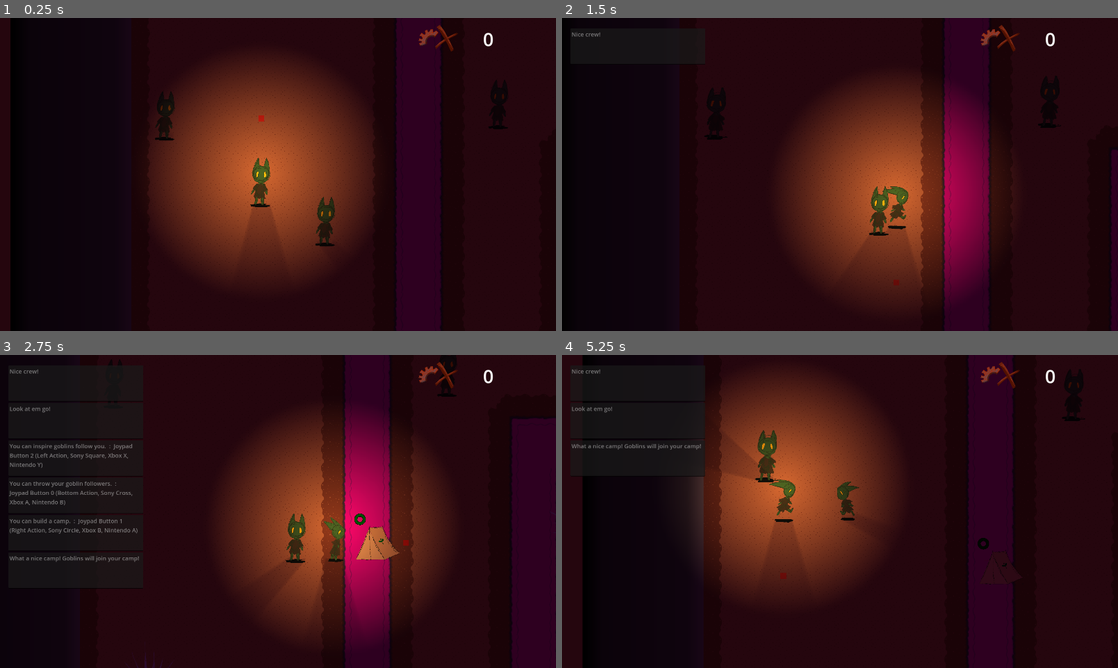
Above: before the commit, frames 1-4 (two rows, left to right).
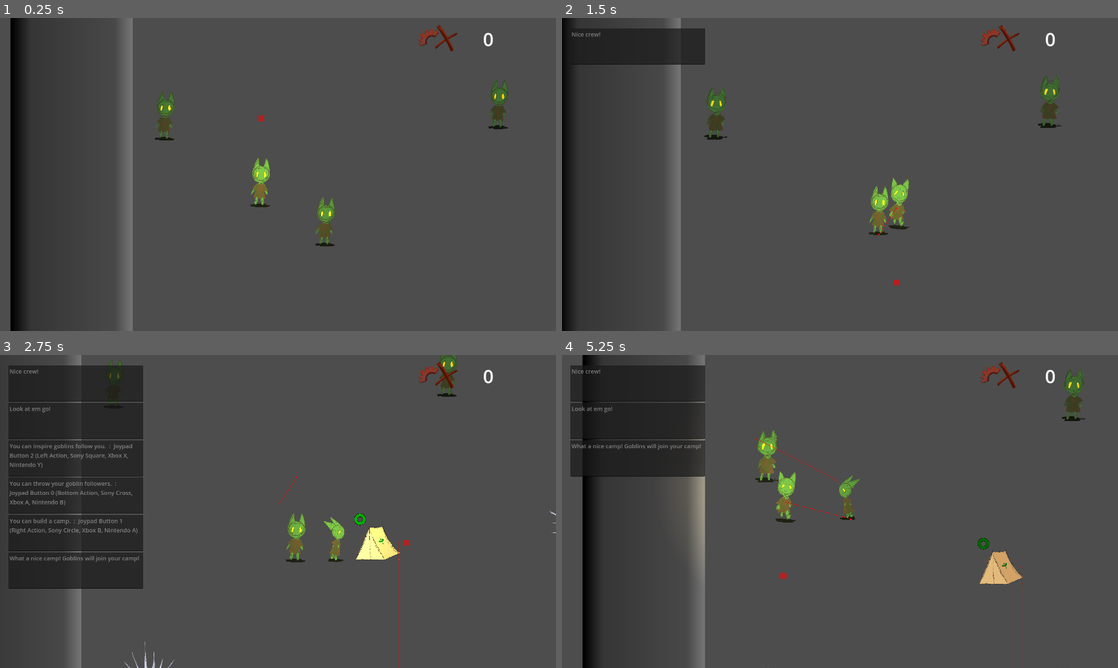
Above: after the commit, the same moments.

Repository: loteque/GoblinGame
Game: Godot game, scene res://main.tscn
The game is run twice, just before and just after one commit, with the same random seed, the same clock (stepped at 60 frames per second) and the same inputs.
Inputs (mouse positions are in pixels of both pictures, inside the frame that each line leads up to):
- Up to frame 1 (0.25 s): no input
- Up to frame 2 (1.5 s): move the mouse to (962, 158) at 0.52 s; hold D (right) 0.53-1.28 s; tap Space (throw) at 0.6 s; click (962, 158) at 0.67 s; move the mouse to (728, 190) at 1.27 s; hold S (down) from 1.28 s (still down); tap Shift (call) at 1.35 s
- Up to frame 3 (2.75 s): tap Space (throw) at 1.55, 2.3 s; move the mouse to (333, 442) at 2.02 s; release S (down) at 2.03 s; hold D (right) from 2.03 s (still down); tap G (place) at 2.1 s
- Up to frame 4 (5.25 s): move the mouse to (812, 574) at 2.77 s; release D (right) at 2.78 s; hold W (up) 2.78-3.53 s; tap Space (throw) at 2.85, 3.6, 4.55 s; click (812, 574) at 2.92 s; move the mouse to (1006, 558) at 3.52 s; hold A (left) 3.53-5.03 s; move the mouse to (673, 464) at 4.27 s; tap Shift (call) at 4.35 s; move the mouse to (867, 511) at 5.02 s; hold S (down) from 5.03 s (still down); tap G (place) at 5.1 s; click (867, 511) at 5.17 s

The runs differ from the first frame. In frame 1, 98% of the frame differs, in the area x 0-100%, y 0-100%; in frame 2, 96%; in frame 3, 84%; in frame 4, 91%.

Commit message:
fix actor, player animation issue; closes #177

Diff:
--- a/project/AnimationController.gd
+++ b/project/AnimationController.gd
@@ -3,49 +3,106 @@
 @export var actor: CharacterBody2D
 @export var sprite: AnimatedSprite2D
 
-func play_thrown_animation(rotation_deg: float):
-    sprite.play("thrown_down")
-    sprite.rotation_degrees = rotation_deg
+# func play_thrown_animation(rotation_deg: float):
+#     sprite.play("thrown_down")
+#     sprite.rotation_degrees = rotation_deg
 
 func _physics_process(_delta):
     if !actor:
         return
 
-    sprite.rotation = 0
-
     if actor.velocity == Vector2.ZERO:
         sprite.play("idle_front")
         return
 
-    if actor.velocity.x < 0:
-        if actor.velocity.y > 0 and abs(actor.velocity.x) < abs(actor.velocity.y):
-            if actor.is_in_group("throwable") and actor.is_thrown():
-                play_thrown_animation(180)
-                return
-            else:
-                sprite.play("run_down")
-        else:
-            if actor.is_in_group("throwable") and actor.is_thrown():
-                play_thrown_animation(180)
-                return
-            sprite.play("run_side_0")
-            actor.global_transform.x.x = -1
+    var x: float = actor.velocity.x
+    var y: float = actor.velocity.y
+    var is_facing_east: bool
+    var is_facing_west: bool
+    var is_facing_north: bool
+    var is_facing_south: bool
 
-    if actor.velocity.x >= 0:
 
-        if actor.velocity.y > 0 and abs(actor.velocity.x) < abs(actor.velocity.y):
-            sprite.play("run_down")
+    if x > 0 and x > y:
+        is_facing_east = true
+        is_facing_west = false
+        is_facing_north = false
+        is_facing_south = false
 
-        if actor.velocity.y < 0 and abs(actor.velocity.x) <= abs(actor.velocity.y):
-            if actor.is_in_group("throwable") and actor.is_thrown():
-                play_thrown_animation(180)
-                return
-            else:
-                sprite.play("run_up")
+    if x < 0 and x < y:
+        is_facing_east = false
+        is_facing_west = true
+        is_facing_north = false
+        is_facing_south = false
 
-        else:
-            if actor.is_in_group("throwable") and actor.is_thrown():
-                play_thrown_animation(180)
-                return
-            sprite.play("run_side_0")
-            actor.global_transform.x.x = 1
+
+    if y < 0 and y < x:
+        is_facing_east = false
+        is_facing_west = false
+        is_facing_north = true
+        is_facing_south = false
+
+    if y > 0 and y > x:
+        is_facing_east = false
+        is_facing_west = false
+        is_facing_north = false
+        is_facing_south = true
+
+    # run side east
+    if is_facing_east:
+        sprite.play("run_side_0")
+        actor.global_transform.x.x = 1
+
+    # run side west
+    if is_facing_west:
+        sprite.play("run_side_0")
+        actor.global_transform.x.x = -1
+
+    # run up north
+    if is_facing_north:
+        sprite.play("run_up")
+        actor.global_transform.x.x = 1
+
+    # run down south
+    if is_facing_south:
+        sprite.play("run_down")
+        actor.global_transform.x.x = 1
+
+    # sprite.rotation = 0
+
+    # if actor.velocity == Vector2.ZERO:
+    #     sprite.play("idle_front")
+    #     return
+
+    # if actor.velocity.x < 0:
+    #     if actor.velocity.y > 0 and abs(actor.velocity.x) < abs(actor.velocity.y):
+    #         if actor.is_in_group("throwable") and actor.is_thrown():
+    #             play_thrown_animation(180)
+    #             return
+    #         else:
+    #             sprite.play("run_down")
+    #     else:
+    #         if actor.is_in_group("throwable") and actor.is_thrown():
+    #             play_thrown_animation(180)
+    #             return
+    #         sprite.play("run_side_0")
+    #         actor.global_transform.x.x = -1
+
+    # if actor.velocity.x >= 0:
+
+    #     if actor.velocity.y > 0 and abs(actor.velocity.x) < abs(actor.velocity.y):
+    #         sprite.play("run_down")
+
+    #     if actor.velocity.y < 0 and abs(actor.velocity.x) <= abs(actor.velocity.y):
+    #         if actor.is_in_group("throwable") and actor.is_thrown():
+    #             play_thrown_animation(180)
+    #             return
+    #         else:
+    #             sprite.play("run_up")
+
+    #     else:
+    #         if actor.is_in_group("throwable") and actor.is_thrown():
+    #             play_thrown_animation(180)
+    #             return
+    #         sprite.play("run_side_0")
+    #         actor.global_transform.x.x = 1
--- a/project/main.tscn
+++ b/project/main.tscn
@@ -9,17 +9,13 @@
 [ext_resource type="AudioStream" uid="uid://cvwh2natqwj53" path="res://assets/audio/music/Combat.wav" id="4_rfcqa"]
 [ext_resource type="Shader" path="res://background.gdshader" id="5_n4qge"]
 [ext_resource type="PackedScene" uid="uid://b3f3e2snpptm" path="res://new_actor.tscn" id="5_qmkqn"]
-[ext_resource type="Texture2D" uid="uid://cp5kq0krwa628" path="res://assets/art/river-tiles.png" id="5_spagt"]
 [ext_resource type="AudioStream" uid="uid://5vkxyqtg84de" path="res://assets/audio/music/Lead.wav" id="5_x38i0"]
 [ext_resource type="PackedScene" uid="uid://hehsosy8cwdc" path="res://collectables/scrap/scrap.tscn" id="6_ax147"]
-[ext_resource type="Texture2D" uid="uid://34mnibg6rfuw" path="res://assets/art/tilesets/river-edges-tileset.png" id="6_g0v38"]
 [ext_resource type="Texture2D" uid="uid://d2b4jpplq6mos" path="res://assets/art/scrap_sprite.png" id="6_g25cc"]
 [ext_resource type="Script" path="res://tutorial_manager/TutorialManager.gd" id="7_fp0kt"]
-[ext_resource type="Texture2D" uid="uid://cdebc26yxfwlb" path="res://assets/art/dirt-tile.png" id="7_pmk3h"]
 [ext_resource type="PackedScene" uid="uid://ct8ncpasvj5j0" path="res://src/camera/follow_camera.tscn" id="7_sg7t6"]
 [ext_resource type="PackedScene" uid="uid://c1st656vkl5t0" path="res://src/ui/level_ui.tscn" id="8_8fyn6"]
 [ext_resource type="Texture2D" uid="uid://pgdyxry4hqpt" path="res://assets/art/ground_tile_sheet_featuring_all_the_ground_tiles_wip.png" id="10_l6u8u"]
-[ext_resource type="Texture2D" uid="uid://bqli464yb3nh0" path="res://assets/art/tilesets/gay_poison_tiles_v1-64px.png" id="10_rqdfg"]
 [ext_resource type="PackedScene" uid="uid://def5ntq3woqan" path="res://src/ui/game_over_ui_screen.tscn" id="19_h5dls"]
 [ext_resource type="PackedScene" uid="uid://blnqmsyjwncp6" path="res://base/base.tscn" id="20_clio4"]
 [ext_resource type="Script" path="res://src/ui/game_over_ui_screen.gd" id="20_s4vua"]
@@ -38,242 +34,6 @@
 
 [sub_resource type="GradientTexture2D" id="GradientTexture2D_mpkqw"]
 gradient = SubResource("Gradient_enkf7")
-
-[sub_resource type="TileSetAtlasSource" id="TileSetAtlasSource_37y22"]
-texture = ExtResource("5_spagt")
-texture_region_size = Vector2i(64, 64)
-0:0/animation_columns = 8
-0:0/animation_speed = 10.0
-0:0/animation_frame_0/duration = 1.0
-0:0/animation_frame_1/duration = 1.0
-0:0/animation_frame_2/duration = 1.0
-0:0/animation_frame_3/duration = 1.0
-0:0/animation_frame_4/duration = 1.0
-0:0/animation_frame_5/duration = 1.0
-0:0/animation_frame_6/duration = 1.0
-0:0/animation_frame_7/duration = 1.0
-0:0/0 = 0
-0:0/0/terrain_set = 0
-0:0/0/terrain = 1
-0:0/0/physics_layer_0/linear_velocity = Vector2(0, 0)
-0:0/0/physics_layer_0/angular_velocity = 0.0
-0:0/0/physics_layer_0/polygon_0/points = PackedVector2Array(-32, -32, -32, 32, 32, 32, 32, -32)
-
-[sub_resource type="TileSetAtlasSource" id="TileSetAtlasSource_vbmkp"]
-texture = ExtResource("6_g0v38")
-texture_region_size = Vector2i(64, 64)
-0:0/0 = 0
-0:0/0/terrain_set = 0
-0:0/0/terrain = 0
-0:0/0/physics_layer_0/linear_velocity = Vector2(0, 0)
-0:0/0/physics_layer_0/angular_velocity = 0.0
-0:0/0/terrains_peering_bit/right_side = 0
-0:0/0/terrains_peering_bit/bottom_right_corner = 1
-0:0/0/terrains_peering_bit/bottom_side = 0
-0:0/0/terrains_peering_bit/bottom_left_corner = 0
-0:0/0/terrains_peering_bit/left_side = 0
-0:0/0/terrains_peering_bit/top_left_corner = 0
-0:0/0/terrains_peering_bit/top_side = 0
-0:0/0/terrains_peering_bit/top_right_corner = 0
-1:0/0 = 0
-1:0/0/terrain_set = 0
-1:0/0/terrain = 0
-1:0/0/physics_layer_0/linear_velocity = Vector2(0, 0)
-1:0/0/physics_layer_0/angular_velocity = 0.0
-1:0/0/terrains_peering_bit/right_side = 0
-1:0/0/terrains_peering_bit/bottom_right_corner = 1
-1:0/0/terrains_peering_bit/bottom_side = 1
-1:0/0/terrains_peering_bit/bottom_left_corner = 1
-1:0/0/terrains_peering_bit/left_side = 0
-1:0/0/terrains_peering_bit/top_left_corner = 0
-1:0/0/terrains_peering_bit/top_side = 0
-1:0/0/terrains_peering_bit/top_right_corner = 0
-2:0/0 = 0
-2:0/0/terrain_set = 0
-2:0/0/terrain = 0
-2:0/0/physics_layer_0/linear_velocity = Vector2(0, 0)
-2:0/0/physics_layer_0/angular_velocity = 0.0
-2:0/0/terrains_peering_bit/right_side = 0
-2:0/0/terrains_peering_bit/bottom_right_corner = 0
-2:0/0/terrains_peering_bit/bottom_side = 0
-2:0/0/terrains_peering_bit/bottom_left_corner = 1
-2:0/0/terrains_peering_bit/left_side = 0
-2:0/0/terrains_peering_bit/top_left_corner = 0
-2:0/0/terrains_peering_bit/top_side = 0
-2:0/0/terrains_peering_bit/top_right_corner = 0
-3:0/0 = 0
-3:0/0/terrain_set = 0
-3:0/0/terrain = 0
-3:0/0/physics_layer_0/linear_velocity = Vector2(0, 0)
-3:0/0/physics_layer_0/angular_velocity = 0.0
-3:0/0/terrains_peering_bit/right_side = 0
-3:0/0/terrains_peering_bit/bottom_right_corner = 0
-3:0/0/terrains_peering_bit/bottom_side = 0
-3:0/0/terrains_peering_bit/bottom_left_corner = 1
-3:0/0/terrains_peering_bit/left_side = 1
-3:0/0/terrains_peering_bit/top_left_corner = 1
-3:0/0/terrains_peering_bit/top_side = 1
-3:0/0/terrains_peering_bit/top_right_corner = 1
-4:0/0 = 0
-4:0/0/terrain_set = 0
-4:0/0/terrain = 0
-4:0/0/physics_layer_0/linear_velocity = Vector2(0, 0)
-4:0/0/physics_layer_0/angular_velocity = 0.0
-4:0/0/terrains_peering_bit/right_side = 1
-4:0/0/terrains_peering_bit/bottom_right_corner = 1
-4:0/0/terrains_peering_bit/bottom_side = 0
-4:0/0/terrains_peering_bit/bottom_left_corner = 0
-4:0/0/terrains_peering_bit/left_side = 0
-4:0/0/terrains_peering_bit/top_left_corner = 1
-4:0/0/terrains_peering_bit/top_side = 1
-4:0/0/terrains_peering_bit/top_right_corner = 1
-0:1/0 = 0
-0:1/0/terrain_set = 0
-0:1/0/terrain = 0
-0:1/0/physics_layer_0/linear_velocity = Vector2(0, 0)
-0:1/0/physics_layer_0/angular_velocity = 0.0
-0:1/0/terrains_peering_bit/right_side = 1
-0:1/0/terrains_peering_bit/bottom_right_corner = 1
-0:1/0/terrains_peering_bit/bottom_side = 0
-0:1/0/terrains_peering_bit/bottom_left_corner = 0
-0:1/0/terrains_peering_bit/left_side = 0
-0:1/0/terrains_peering_bit/top_left_corner = 0
-0:1/0/terrains_peering_bit/top_side = 0
-0:1/0/terrains_peering_bit/top_right_corner = 1
-1:1/0 = 0
-1:1/0/terrain_set = 0
-1:1/0/terrain = 1
-1:1/0/physics_layer_0/linear_velocity = Vector2(0, 0)
-1:1/0/physics_layer_0/angular_velocity = 0.0
-1:1/0/terrains_peering_bit/right_side = 0
-1:1/0/terrains_peering_bit/bottom_right_corner = 0
-1:1/0/terrains_peering_bit/bottom_side = 0
-1:1/0/terrains_peering_bit/bottom_left_corner = 0
-1:1/0/terrains_peering_bit/left_side = 0
-1:1/0/terrains_peering_bit/top_left_corner = 0
-1:1/0/terrains_peering_bit/top_side = 0
-1:1/0/terrains_peering_bit/top_right_corner = 0
-2:1/0 = 0
-2:1/0/terrain_set = 0
-2:1/0/terrain = 0
-2:1/0/physics_layer_0/linear_velocity = Vector2(0, 0)
-2:1/0/physics_layer_0/angular_velocity = 0.0
-2:1/0/terrains_peering_bit/right_side = 0
-2:1/0/terrains_peering_bit/bottom_right_corner = 0
-2:1/0/terrains_peering_bit/bottom_side = 0
-2:1/0/terrains_peering_bit/bottom_left_corner = 1
-2:1/0/terrains_peering_bit/left_side = 1
-2:1/0/terrains_peering_bit/top_left_corner = 1
-2:1/0/terrains_peering_bit/top_side = 0
-2:1/0/terrains_peering_bit/top_right_corner = 0
-3:1/0 = 0
-3:1/0/terrain_set = 0
-3:1/0/terrain = 0
-3:1/0/physics_layer_0/linear_velocity = Vector2(0, 0)
-3:1/0/physics_layer_0/angular_velocity = 0.0
-3:1/0/terrains_peering_bit/right_side = 0
-3:1/0/terrains_peering_bit/bottom_right_corner = 1
-3:1/0/terrains_peering_bit/bottom_side = 1
-3:1/0/terrains_peering_bit/bottom_left_corner = 1
-3:1/0/terrains_peering_bit/left_side = 1
-3:1/0/terrains_peering_bit/top_left_corner = 1
-3:1/0/terrains_peering_bit/top_side = 0
-3:1/0/terrains_peering_bit/top_right_corner = 0
-4:1/0 = 0
-4:1/0/terrain_set = 0
-4:1/0/terrain = 0
-4:1/0/physics_layer_0/linear_velocity = Vector2(0, 0)
-4:1/0/physics_layer_0/angular_velocity = 0.0
-4:1/0/terrains_peering_bit/right_side = 1
-4:1/0/terrains_peering_bit/bottom_right_corner = 1
-4:1/0/terrains_peering_bit/bottom_side = 1
-4:1/0/terrains_peering_bit/bottom_left_corner = 1
-4:1/0/terrains_peering_bit/left_side = 0
-4:1/0/terrains_peering_bit/top_left_corner = 0
-4:1/0/terrains_peering_bit/top_side = 0
-4:1/0/terrains_peering_bit/top_right_corner = 1
-0:2/0 = 0
-0:2/0/terrain_set = 0
-0:2/0/terrain = 0
-0:2/0/physics_layer_0/linear_velocity = Vector2(0, 0)
-0:2/0/physics_layer_0/angular_velocity = 0.0
-0:2/0/terrains_peering_bit/right_side = 0
-0:2/0/terrains_peering_bit/bottom_right_corner = 0
-0:2/0/terrains_peering_bit/bottom_side = 0
-0:2/0/terrains_peering_bit/bottom_left_corner = 0
-0:2/0/terrains_peering_bit/left_side = 0
-0:2/0/terrains_peering_bit/top_left_corner = 0
-0:2/0/terrains_peering_bit/top_side = 0
-0:2/0/terrains_peering_bit/top_right_corner = 1
-1:2/0 = 0
-1:2/0/terrain_set = 0
-1:2/0/terrain = 0
-1:2/0/physics_layer_0/linear_velocity = Vector2(0, 0)
-1:2/0/physics_layer_0/angular_velocity = 0.0
-1:2/0/terrains_peering_bit/right_side = 0
-1:2/0/terrains_peering_bit/bottom_right_corner = 0
-1:2/0/terrains_peering_bit/bottom_side = 0
-1:2/0/terrains_peering_bit/bottom_left_corner = 0
-1:2/0/terrains_peering_bit/left_side = 0
-1:2/0/terrains_peering_bit/top_left_corner = 1
-1:2/0/terrains_peering_bit/top_side = 1
-1:2/0/terrains_peering_bit/top_right_corner = 1
-2:2/0 = 0
-2:2/0/terrain_set = 0
-2:2/0/terrain = 0
-2:2/0/physics_layer_0/linear_velocity = Vector2(0, 0)
-2:2/0/physics_layer_0/angular_velocity = 0.0
-2:2/0/terrains_peering_bit/right_side = 0
-2:2/0/terrains_peering_bit/bottom_right_corner = 0
-2:2/0/terrains_peering_bit/bottom_side = 0
-2:2/0/terrains_peering_bit/bottom_left_corner = 0
-2:2/0/terrains_peering_bit/left_side = 0
-2:2/0/terrains_peering_bit/top_left_corner = 1
-2:2/0/terrains_peering_bit/top_side = 0
-2:2/0/terrains_peering_bit/top_right_corner = 0
-3:2/0 = 0
-3:2/0/terrain_set = 0
-3:2/0/terrain = 0
-3:2/0/physics_layer_0/linear_velocity = Vector2(0, 0)
-3:2/0/physics_layer_0/angular_velocity = 0.0
-3:2/0/terrains_peering_bit/right_side = 0
-3:2/0/terrains_peering_bit/bottom_right_corner = 1
-3:2/0/terrains_peering_bit/bottom_side = 0
-3:2/0/terrains_peering_bit/bottom_left_corner = 0
-3:2/0/terrains_peering_bit/left_side = 0
-3:2/0/terrains_peering_bit/top_left_corner = 1
-3:2/0/terrains_peering_bit/top_side = 0
-3:2/0/terrains_peering_bit/top_right_corner = 0
-4:2/0 = 0
-4:2/0/terrain_set = 0
-4:2/0/terrain = 0
-4:2/0/physics_layer_0/linear_velocity = Vector2(0, 0)
-4:2/0/physics_layer_0/angular_velocity = 0.0
-4:2/0/terrains_peering_bit/right_side = 0
-4:2/0/terrains_peering_bit/bottom_right_corner = 0
-4:2/0/terrains_peering_bit/bottom_side = 0
-4:2/0/terrains_peering_bit/bottom_left_corner = 1
-4:2/0/terrains_peering_bit/left_side = 0
-4:2/0/terrains_peering_bit/top_left_corner = 0
-4:2/0/terrains_peering_bit/top_side = 0
-4:2/0/terrains_peering_bit/top_right_corner = 1
-
-[sub_resource type="TileSetAtlasSource" id="TileSetAtlasSource_085ba"]
-texture = ExtResource("7_pmk3h")
-texture_region_size = Vector2i(64, 64)
-0:0/0 = 0
-0:0/0/terrain_set = 0
-0:0/0/terrain = 0
-0:0/0/physics_layer_0/linear_velocity = Vector2(0, 0)
-0:0/0/physics_layer_0/angular_velocity = 0.0
-0:0/0/terrains_peering_bit/right_side = 0
-0:0/0/terrains_peering_bit/bottom_right_corner = 0
-0:0/0/terrains_peering_bit/bottom_side = 0
-0:0/0/terrains_peering_bit/bottom_left_corner = 0
-0:0/0/terrains_peering_bit/left_side = 0
-0:0/0/terrains_peering_bit/top_left_corner = 0
-0:0/0/terrains_peering_bit/top_side = 0
-0:0/0/terrains_peering_bit/top_right_corner = 0
 
 [sub_resource type="TileSetAtlasSource" id="TileSetAtlasSource_i6pi3"]
 resource_name = "ANimated Rivers"
@@ -722,46 +482,6 @@
 11:11/0/physics_layer_0/linear_velocity = Vector2(0, 0)
 11:11/0/physics_layer_0/angular_velocity = 0.0
 
-[sub_resource type="TileSetAtlasSource" id="TileSetAtlasSource_70gck"]
-texture = ExtResource("10_rqdfg")
-texture_region_size = Vector2i(64, 64)
-0:0/0 = 0
-0:0/0/physics_layer_0/linear_velocity = Vector2(0, 0)
-0:0/0/physics_layer_0/angular_velocity = 0.0
-0:0/0/physics_layer_0/polygon_0/points = PackedVector2Array(32, -16, 32, 32, -16, 32, -16, -16, -16, -16, 16, -16)
-1:0/0 = 0
-1:0/0/physics_layer_0/linear_velocity = Vector2(0, 0)
-1:0/0/physics_layer_0/angular_velocity = 0.0
-1:0/0/physics_layer_0/polygon_0/points = PackedVector2Array(32, -16, 32, 32, -32, 32, -32, -16, -16, -16, 16, -16)
-2:0/0 = 0
-2:0/0/physics_layer_0/linear_velocity = Vector2(0, 0)
-2:0/0/physics_layer_0/angular_velocity = 0.0
-2:0/0/physics_layer_0/polygon_0/points = PackedVector2Array(16, -16, 16, 32, -32, 32, -32, -16, -16, -16, 0, -16)
-0:1/0 = 0
-0:1/0/physics_layer_0/linear_velocity = Vector2(0, 0)
-0:1/0/physics_layer_0/angular_velocity = 0.0
-0:1/0/physics_layer_0/polygon_0/points = PackedVector2Array(32, -32, 32, 32, -16, 32, -16, 16, -16, -16, -16, -32)
-1:1/0 = 0
-1:1/0/physics_layer_0/linear_velocity = Vector2(0, 0)
-1:1/0/physics_layer_0/angular_velocity = 0.0
-1:1/0/physics_layer_0/polygon_0/points = PackedVector2Array(-32, -32, 32, -32, 32, 32, -32, 32)
-2:1/0 = 0
-2:1/0/physics_layer_0/linear_velocity = Vector2(0, 0)
-2:1/0/physics_layer_0/angular_velocity = 0.0
-2:1/0/physics_layer_0/polygon_0/points = PackedVector2Array(16, -32, 16, 32, -32, 32, -32, -32, -16, -32, 0, -32)
-0:2/0 = 0
-0:2/0/physics_layer_0/linear_velocity = Vector2(0, 0)
-0:2/0/physics_layer_0/angular_velocity = 0.0
-0:2/0/physics_layer_0/polygon_0/points = PackedVector2Array(32, -32, 32, 16, -16, 16, -16, -32, 0, -32, 16, -32)
-1:2/0 = 0
-1:2/0/physics_layer_0/linear_velocity = Vector2(0, 0)
-1:2/0/physics_layer_0/angular_velocity = 0.0
-1:2/0/physics_layer_0/polygon_0/points = PackedVector2Array(32, -32, 32, 16, -32, 16, -32, -32, 0, -32, 16, -32)
-2:2/0 = 0
-2:2/0/physics_layer_0/linear_velocity = Vector2(0, 0)
-2:2/0/physics_layer_0/angular_velocity = 0.0
-2:2/0/physics_layer_0/polygon_0/points = PackedVector2Array(16, -32, 16, 16, -32, 16, -32, -32, -16, -32, 0, -32)
-
 [sub_resource type="TileSet" id="TileSet_4ynmb"]
 tile_size = Vector2i(64, 64)
 physics_layer_0/collision_layer = 1
@@ -770,10 +490,6 @@
 terrain_set_0/terrain_0/color = Color(0.5, 0.34375, 0.25, 1)
 terrain_set_0/terrain_1/name = "River"
 terrain_set_0/terrain_1/color = Color(0.894561, 0.000305149, 0.814658, 1)
-sources/0 = SubResource("TileSetAtlasSource_37y22")
-sources/1 = SubResource("TileSetAtlasSource_vbmkp")
-sources/2 = SubResource("TileSetAtlasSource_085ba")
-sources/4 = SubResource("TileSetAtlasSource_70gck")
 sources/3 = SubResource("TileSetAtlasSource_i6pi3")
 
 [sub_resource type="ShaderMaterial" id="ShaderMaterial_jbto2"]
@@ -879,16 +595,14 @@
 texture = SubResource("GradientTexture2D_mpkqw")
 
 [node name="TileMap64" type="TileMap" parent="NavigationRegion2D"]
+visible = false
 position = Vector2(-577, -322)
 tile_set = SubResource("TileSet_4ynmb")
 format = 2
 layer_0/tile_data = PackedInt32Array(-196594, 3, 9, -196593, 65539, 9, -196592, 131075, 9, -851931, 3, 10, -851930, 131 …(57379 unchanged characters)…
 
-[node name="NavigationObstacle2D" type="NavigationObstacle2D" parent="NavigationRegion2D"]
+[node name="Background" type="Sprite2D" parent="."]
 visible = false
-vertices = PackedVector2Array(332, -512, 506, -510, 509, 1522, 323, 1526)
-
-[node name="Background" type="Sprite2D" parent="."]
 material = SubResource("ShaderMaterial_jbto2")
 position = Vector2(-978, -1410)
 scale = Vector2(6846, 4357)
@@ -1106,6 +820,7 @@
 position = Vector2(243, 1336)
 
 [node name="CanvasModulate" type="CanvasModulate" parent="."]
+visible = false
 color = Color(0.210773, 0.0573702, 0.196106, 1)
 
 [node name="Base" parent="." node_paths=PackedStringArray("game_manager") instance=ExtResource("20_clio4")]
--- a/project/navigate_state.gd
+++ b/project/navigate_state.gd
@@ -51,18 +51,71 @@
     super.exit_state()
 
 func handle_animation(_delta):
-    if actor.velocity.x < 0:
-        if actor.velocity.y > 0 and abs(actor.velocity.x) < abs(actor.velocity.y):
-            animated_sprite.play("run_down")
-        else:
-            animated_sprite.play("run_side_0")
-            actor.global_transform.x.x = -1
-    if actor.velocity.x >= 0:
-        if actor.velocity.y > 0 and abs(actor.velocity.x) < abs(actor.velocity.y):
-            animated_sprite.play("run_down")
+    var x: float = actor.velocity.x
+    var y: float = actor.velocity.y
+    var is_facing_east: bool
+    var is_facing_west: bool
+    var is_facing_north: bool
+    var is_facing_south: bool
 
-        if actor.velocity.y < 0 and abs(actor.velocity.x) <= abs(actor.velocity.y):
-            animated_sprite.play("run_up")
-        else:
-            animated_sprite.play("run_side_0")
-            actor.global_transform.x.x = 1
+
+    if x > 0 and x > y:
+        is_facing_east = true
+        is_facing_west = false
+        is_facing_north = false
+        is_facing_south = false
+
+    if x < 0 and x < y:
+        is_facing_east = false
+        is_facing_west = true
+        is_facing_north = false
+        is_facing_south = false
+
+
+    if y < 0 and y < x:
+        is_facing_east = false
+        is_facing_west = false
+        is_facing_north = true
+        is_facing_south = false
+
+    if y > 0 and y > x:
+        is_facing_east = false
+        is_facing_west = false
+        is_facing_north = false
+        is_facing_south = true
+
+    # run side east
+    if is_facing_east:
+        animated_sprite.play("run_side_0")
+        actor.global_transform.x.x = 1
+
+    # run side west
+    if is_facing_west:
+        animated_sprite.play("run_side_0")
+        actor.global_transform.x.x = -1
+
+    # run up north
+    if is_facing_north:
+        animated_sprite.play("run_up")
+        actor.global_transform.x.x = 1
+
+    # run down south
+    if is_facing_south:
+        animated_sprite.play("run_down")
+        actor.global_transform.x.x = 1
+
+    # if actor.velocity.x <= 0:
+    #     if actor.velocity.y > 0 and abs(actor.velocity.x) < abs(actor.velocity.y):
+    #         animated_sprite.play("run_down")
+    #     else:
+    #         animated_sprite.play("run_side_0")
+    #         actor.global_transform.x.x = -1
+    # if actor.velocity.x >= 0:
+    #     if actor.velocity.y > 0 and abs(actor.velocity.x) < abs(actor.velocity.y):
+    #         animated_sprite.play("run_down")
+
+    #     if actor.velocity.y < 0 and abs(actor.velocity.x) <= abs(actor.velocity.y):
+    #         animated_sprite.play("run_up")
+    #     else:
+    #         animated_sprite.play("run_side_0")
+    #         actor.global_transform.x.x = 1
--- a/project/new_actor.tscn
+++ b/project/new_actor.tscn
@@ -87,11 +87,13 @@
 
 [node name="NavigationAgent2D" type="NavigationAgent2D" parent="."]
 unique_name_in_owner = true
+path_desired_distance = 50.0
 target_desired_distance = 60.0
 path_max_distance = 20.0
 avoidance_enabled = true
 radius = 30.0
 max_speed = 400.0
+debug_enabled = true
 
 [node name="FollowArea" type="Area2D" parent="."]
 position = Vector2(0, -63.75)
@@ -104,7 +106,7 @@
 position = Vector2(0, -63.75)
 scale = Vector2(0.5, 0.5)
 sprite_frames = ExtResource("3_xmqe5")
-animation = &"die"
+animation = &"run_down"
 offset = Vector2(0, -165)
 
 [node name="TargetTrackerComponent" type="Area2D" parent="." node_paths=PackedStringArray("actor")]
--- a/project/project.godot
+++ b/project/project.godot
@@ -78,6 +78,12 @@
 
 2d_physics/layer_9="collectable"
 
+[navigation]
+
+2d/default_cell_size=64.0
+2d/default_edge_connection_margin=32.0
+2d/default_link_connection_radius=16.0
+
 [rendering]
 
 renderer/rendering_method="gl_compatibility"
Not shown: 1 places in project/main.tscn that only renumber resources
Not shown: 1 places in project/new_actor.tscn that only renumber resources
